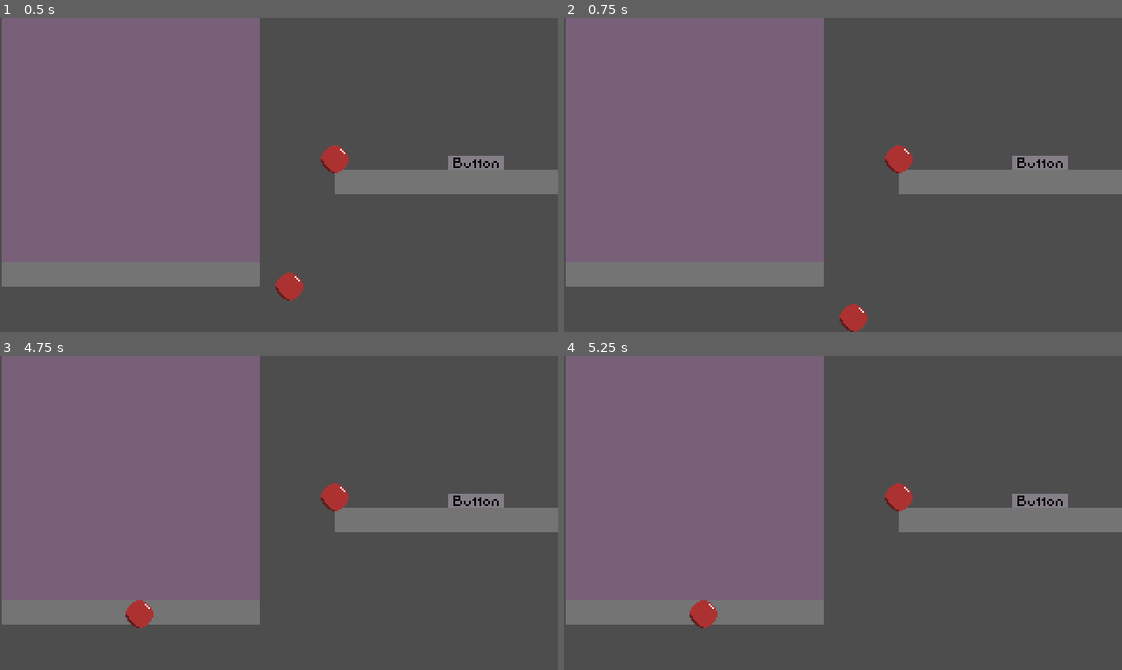
Above: before the commit, frames 1-4 (two rows, left to right).
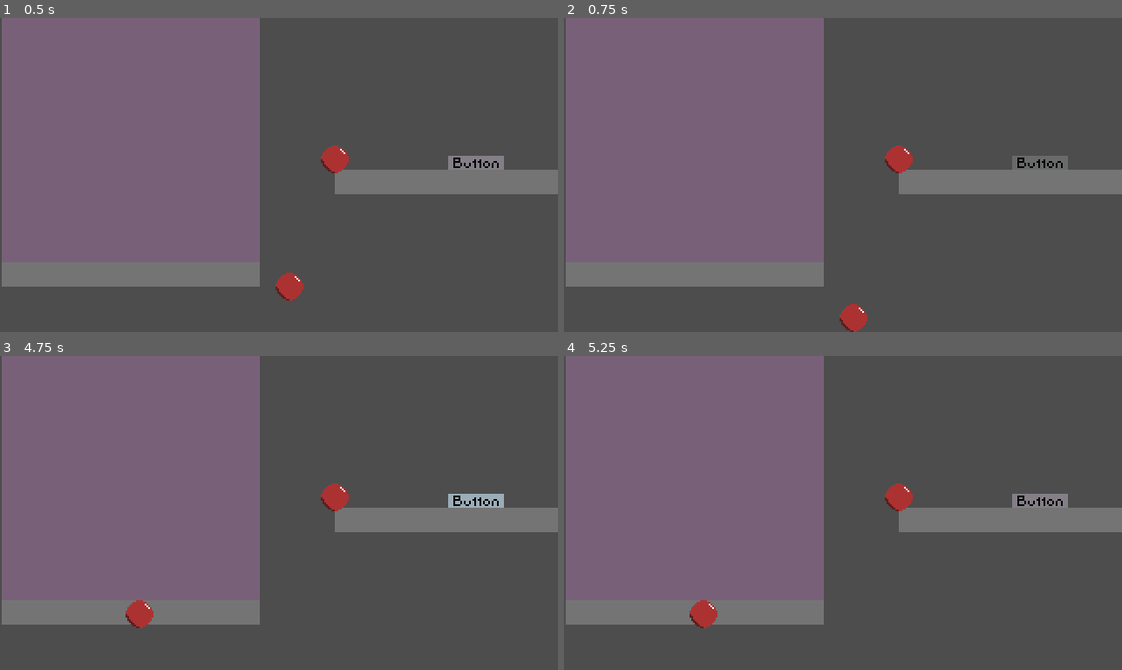
Above: after the commit, the same moments.

Repository: Team-Skeejy/ld55_summoning
Game: Godot game, scene res://scenes/ui_entities/test.tscn
Two runs of this game, one before a commit and one after it. Both use one fixed random seed, a clock stepped at 60 frames per second and the inputs below. This scene is started directly instead of the project's main scene.
Inputs (mouse positions are in pixels of both pictures, inside the frame that each line leads up to):
- Up to frame 1 (0.5 s): no input
- Up to frame 2 (0.75 s): tap Enter at 0.5 s; drag from (1038, 162) to (697, 275) at 0.52 s
- Up to frame 3 (4.75 s): drag from (290, 657) to (133, 613) at 1.27 s; move the mouse to (334, 443) at 2.02 s; tap Tab (Tab) at 2.1, 3.6 s; click (334, 443) at 2.17 s; tap Space at 2.75, 4.25 s; drag from (251, 575) to (468, 519) at 2.77 s; tap Enter at 3.5 s; move the mouse to (446, 560) at 3.52 s; click (446, 560) at 3.67 s; drag from (111, 465) to (474, 500) at 4.27 s
- Up to frame 4 (5.25 s): tap Enter at 5 s; move the mouse to (870, 513) at 5.02 s; tap Tab (Tab) at 5.1 s; click (870, 513) at 5.17 s

Frame 1 is identical in both runs. In frame 2, 0.4% of the frame differs, in the area x 80-91%, y 43-49%; in frame 3, 0.4%; in frame 4, nothing differs.

Commit message:
button now works with physics objects

Diff:
--- a/scenes/ui_entities/button/button.gd
+++ b/scenes/ui_entities/button/button.gd
@@ -25,21 +25,28 @@
 	if !_mouse_pressed:
 		_entity_on = true
 
+	reevaluate_ui_state()
+
 func _on_area_2d_body_exited(_body: Node2D) -> void:
-	if !area.has_overlapping_bodies():
-		_entity_over = false
-		_entity_on = false
-		_entity_pressed = false
+	if area.has_overlapping_bodies(): return
 
-		if !_absolute_down:
-			button_up.emit()
-			_absolute_down = false
+	_entity_over = false
+	_entity_on = false
+	_entity_pressed = false
+
+	if _absolute_down:
+		button_up.emit()
+		_absolute_down = false
+
+	reevaluate_ui_state()
 
 func _on_area_2d_mouse_shape_entered(_shape_idx: int) -> void:
 	_mouse_over = true
+	reevaluate_ui_state()
 
 func _on_area_2d_mouse_shape_exited(_shape_idx: int) -> void:
 	_mouse_over = false
+	reevaluate_ui_state()
 
 func _on_area_2d_input_event(_viewport: Node, event: InputEvent, _shape_idx: int) -> void:
 	if event is InputEventMouseButton:
@@ -50,10 +57,11 @@
 				_absolute_down = true
 			_mouse_pressed = true
 		if !ev.pressed && ev.button_index == 1:
-			if !_absolute_down:
+			if _absolute_down && !area.has_overlapping_bodies():
 				button_up.emit()
 				_absolute_down = false
 			_mouse_pressed = false
+		reevaluate_ui_state()
 
 func _process(delta: float) -> void:
 	if _entity_on:
@@ -65,7 +73,10 @@
 					button_down.emit()
 					_absolute_down = true
 			_entity_pressed = true
+			reevaluate_ui_state()
 	else:
+		if _timer != 0:
+			reevaluate_ui_state()
 		_timer = 0
 
 	if _mouse_over || _entity_over:
@@ -76,7 +87,18 @@
 func _input(event: InputEvent) -> void:
 	if event is InputEventMouseButton:
 		var ev: InputEventMouseButton = event as InputEventMouseButton
-		if !ev.pressed && ev.button_index == 1:
-			_mouse_pressed = false
-			if _entity_over:
-				_entity_on = true
+		if ev.button_index == 1:
+			if !ev.pressed:
+				_mouse_pressed = false
+				if _entity_over:
+					_entity_on = true
+
+				reevaluate_ui_state()
+
+func reevaluate_ui_state() -> void:
+	if _entity_pressed || _mouse_pressed:
+		frame = 2
+	elif _entity_over || _mouse_over || _entity_on:
+		frame = 1
+	else:
+		frame = 0
